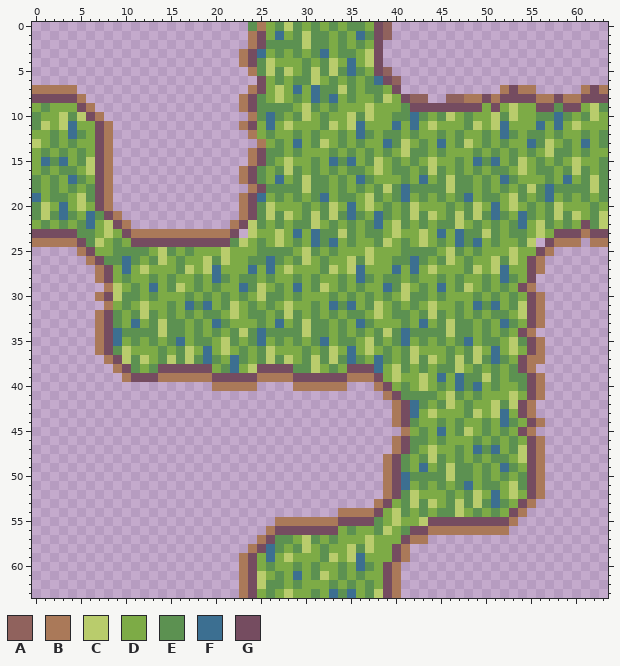
A pixel-art file gets an edit: 0030_grass.aseprite. The first picture shows the starting point.
64x64 pixels, 1 frame.
Palette (. is transparent): A #90625d  B #aa7959  C #b9cc6c  D #7dab46  E #5c9151  F #3c6f91  G #754c60
Once edited:
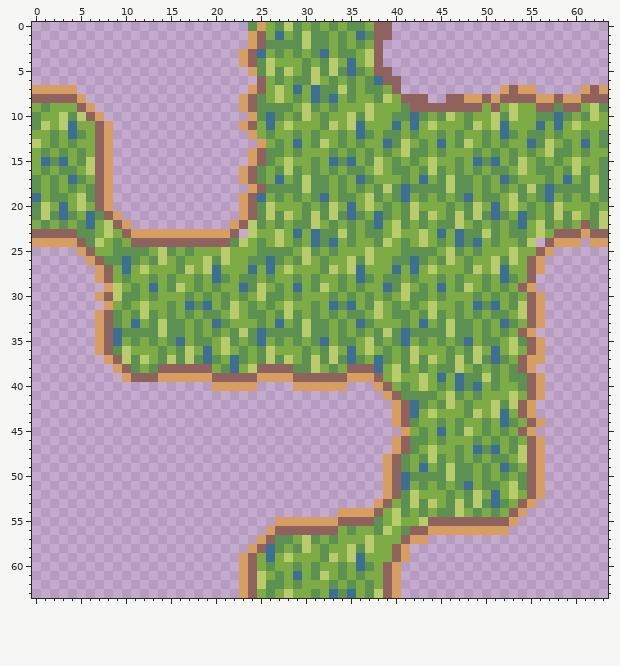
Commit: dirt and grass tile change of color
What changed:
colour B: #aa7959 -> #d79e61
Layer "Layer 5":
y 0: x 38 G -> A
y 1..2: x 25 G -> A; x 38 G -> A
y 3..4: x 24 G -> A; x 38 G -> A
y 5: x 38 G -> A
y 6: x 25 G -> A; x 39 G -> A
y 7: x 25 G -> A; x 40 G -> A; x 53 G -> A; x 62 G -> A
y 8: x 0..4 GGGGG -> AAAAA; x 24 G -> A; x 41 G -> A; x 50 G -> A; x 52..55 GGGG -> AAAA; x 58 G -> A; x 61..63 GGG -> AAA
y 9: x 5 G -> A; x 24 G -> A; x 42..49 GGGGGGGG -> AAAAAAAA; x 51 G -> A; x 56..57 GG -> AA; x 59..60 GG -> AA
y 10: x 6 G -> A
y 11: x 7 G -> A; x 24 G -> A
y 12..13: x 7 G -> A
y 14..15: x 7 G -> A; x 25 G -> A
y 16..17: x 7 G -> A; x 24 G -> A
y 18: x 7 G -> A; x 25 G -> A
y 19..20: x 7 G -> A; x 24 G -> A
y 21: x 8 G -> A; x 24 G -> A
y 22: x 9 G -> A; x 23 G -> A; x 61 G -> A
y 23: x 0..4 GGGGG -> AAAAA; x 10 G -> A; x 22 G -> A; x 58..60 GGG -> AAA; x 62..63 GG -> AA
y 24: x 5 G -> A; x 11..21 GGGGGGGGGGG -> AAAAAAAAAAA; x 57 G -> A
y 25: x 6 G -> A; x 56 G -> A
y 26: x 7 G -> A; x 55 G -> A
y 27..28: x 8 G -> A; x 55 G -> A
y 29: x 54 G -> A
y 30: x 8 G -> A; x 55 G -> A
y 31: x 55 G -> A
y 32..33: x 8 G -> A; x 55 G -> A
y 34: x 8 G -> A; x 54 G -> A
y 35..36: x 8 G -> A; x 55 G -> A
y 37: x 9 G -> A; x 54 G -> A
y 38: x 10 G -> A; x 14..19 GGGGGG -> AAAAAA; x 25..28 GGGG -> AAAA; x 35..37 GGG -> AAA; x 54 G -> A
y 39: x 11..13 GGG -> AAA; x 20..24 GGGGG -> AAAAA; x 29..34 GGGGGG -> AAAAAA; x 38 G -> A; x 55 G -> A
y 40: x 39 G -> A; x 55 G -> A
y 41: x 40 G -> A; x 55 G -> A
y 42..43: x 41 G -> A; x 54 G -> A
y 44: x 41 G -> A; x 55 G -> A
y 45: x 54 G -> A
y 46..47: x 41 G -> A; x 55 G -> A
y 48..52: x 40 G -> A; x 55 G -> A
y 53: x 39 G -> A; x 54 G -> A
y 54: x 38 G -> A; x 53 G -> A
y 55: x 34..37 GGGG -> AAAA; x 44..52 GGGGGGGGG -> AAAAAAAAA
y 56: x 27..33 GGGGGGG -> AAAAAAA; x 42..43 GG -> AA
y 57: x 26 G -> A; x 41 G -> A
y 58: x 25 G -> A; x 40 G -> A
y 59: x 24 G -> A; x 40 G -> A
y 60..63: x 24 G -> A; x 39 G -> A
Where, in picture pixels (left, top, right, bottom), the same in both pictures:
changed: (32, 22, 608, 598)
